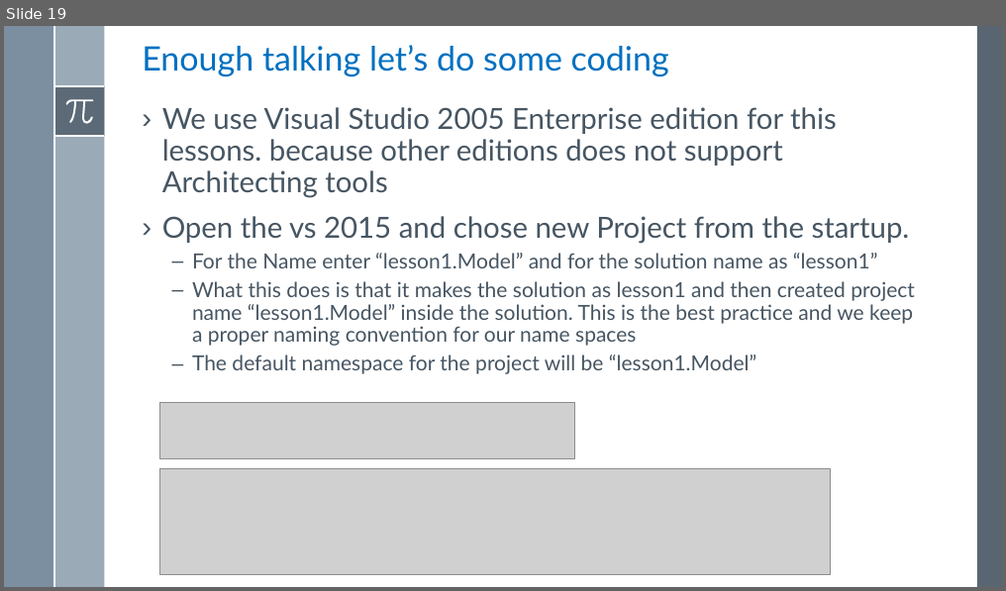
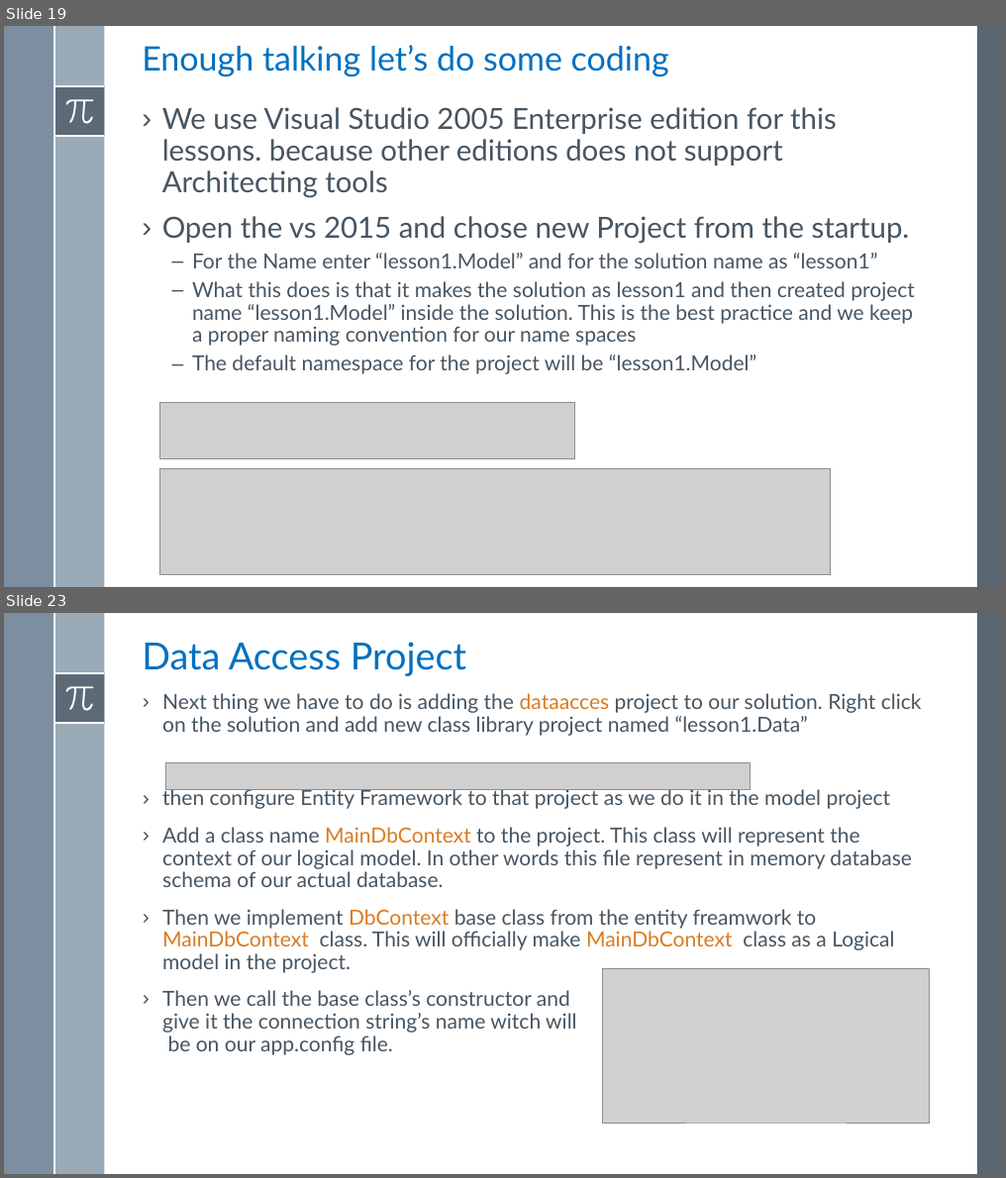
Before and after one commit to asachanxxx/WebApiTraning, a slide deck: Notes/Lesson 1/Lesson 1 - Implement First Bound Context Using Entity Framework.pptx. Shown one above the other, each under a label of ours: slide 19 before the commit, slides 19 and 23 after it; the slides between them are not shown. The pictures are 1006x591 and 1006x1178 pixels, drawn with LibreOffice and Linux fonts; fonts in the diff are those of the drawing; grey boxes stand for pictures. Boxes give left, top, right and bottom in pixels: in the first picture for what was removed or moved away, otherwise in the second. Text is boxed around its words. In the diff, an @@ line names an element or a change of style, - is before the commit and + after.

```diff
--- a/Notes/Lesson 1/Lesson 1 - Implement First Bound Context Using Entity Framework.pptx
+++ b/Notes/Lesson 1/Lesson 1 - Implement First Bound Context Using Entity Framework.pptx
@@ slide 23 added at box(4, 613, 1002, 1174), background #FFFFFF; not listed: 8 template elements that a slide beside it also shows @@
@@ title added at box(142, 642, 466, 676), 36 pt, text #0070C0 @@
+Data Access Project
@@ text added at box(162, 693, 922, 1056), 20 pt, text #465562 @@
+› Next thing we have to do is adding the dataacces project to our solution. Right click on the solution and add new class library project named “lesson1.Data”
+› then configure Entity Framework to that project as we do it in the model project
+› Add a class name MainDbContext to the project. This class will represent the context of our logical model. In other words this file represent in memory database schema of our actual database.
+› Then we implement DbContext base class from the entity freamwork to MainDbContext class. This will officially make MainDbContext class as a Logical model in the project.
+› Then we call the base class’s constructor and
+  give it the connection string’s name witch will
+  be on our app.config file.
@@ picture added at box(165, 762, 749, 789) @@
@@ picture added at box(603, 968, 929, 1123) @@
```
Also in this commit, not shown: 9 other slides added, 2 slides removed, 3 other files.
